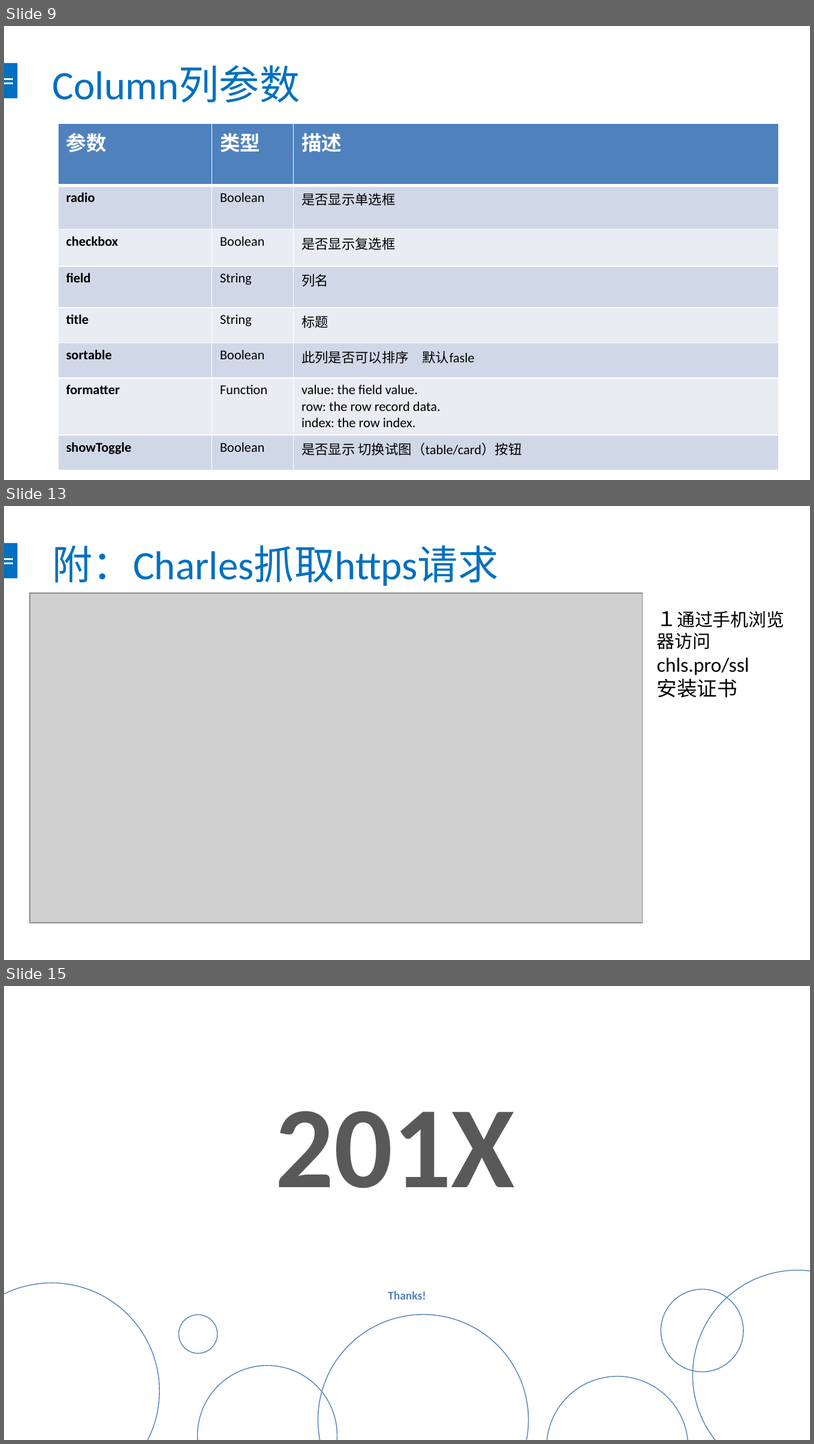
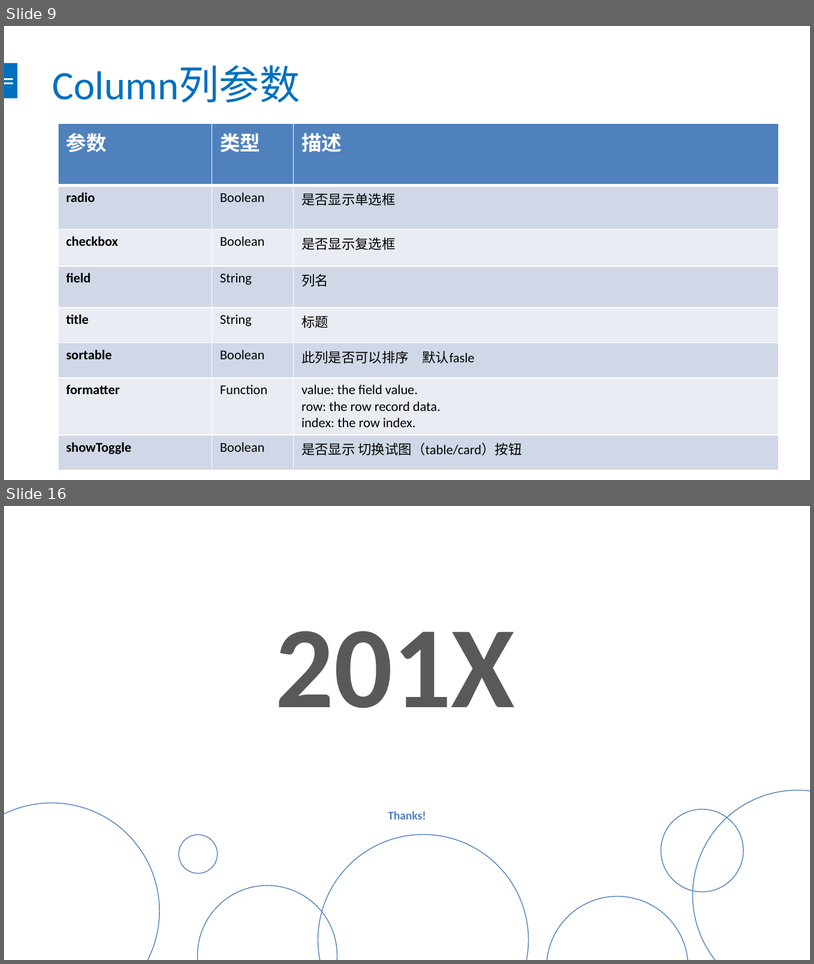
Before and after one commit to chendingguo/workspace, a slide deck: springboot-mybatis-master/bootstrap-table.pptx. Shown one above the other, each under a label of ours: slides 9, 13 and 15 before the commit, slides 9 and 16 after it; the slides between them are not shown. The pictures are 814x1444 and 814x964 pixels, drawn with LibreOffice and Linux fonts; fonts in the diff are those of the drawing; grey boxes stand for pictures. Boxes give left, top, right and bottom in pixels: in the first picture for what was removed or moved away, otherwise in the second. Text is boxed around its words. In the diff, an @@ line names an element or a change of style, - is before the commit and + after.

```diff
--- a/springboot-mybatis-master/bootstrap-table.pptx
+++ b/springboot-mybatis-master/bootstrap-table.pptx
@@ slide 13 removed at [4,506,810,960], background #FFFFFF; not listed: 3 template elements that a slide beside it also shows @@
@@ title removed at [53,545,499,586] @@
-附：Charles抓取https请求
@@ picture removed at [30,593,642,923] @@
@@ text removed at [657,657,750,697] @@
-１通过手机浏览器访问chls.pro/ssl
-安装证书
@@ what was slide 15 is now slide 16 @@
```
Also in this commit, not shown: 6 slides added, 4 other slides removed, 3 other files.
